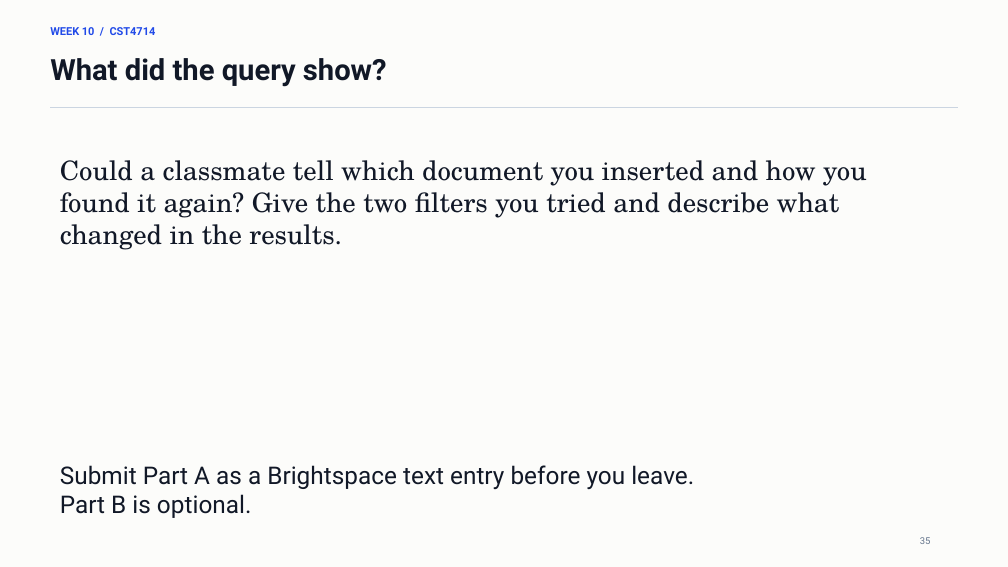
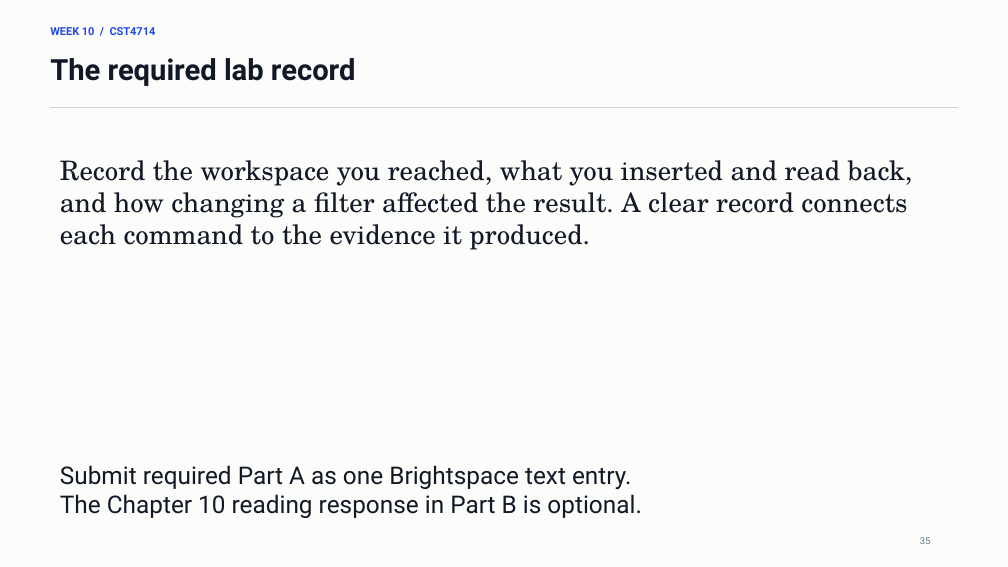
Before and after one commit to lolusername/CST4714_DB_admin, a slide deck: slide 35 of week_10/week_10_mql_document_modeling.pptx. Drawn at 1008x567 pixels with LibreOffice and Linux fonts; fonts in the diff are those of the drawing. Boxes give left, top, right and bottom in pixels: in the first picture for what was removed or moved away, otherwise in the second. Text is boxed around its words. In the diff, an @@ line names an element or a change of style, - is before the commit and + after.

```diff
--- a/week_10/week_10_mql_document_modeling.pptx
+++ b/week_10/week_10_mql_document_modeling.pptx
@@ text at (50, 58, 356, 86): text changed @@
-What did the query show?
+The required lab record
@@ text at (60, 160, 913, 250): text changed @@
-Could a classmate tell which document you inserted and how you found it again? Give the two filters you tried and describe what changed in the results.
+Record the workspace you reached, what you inserted and read back, and how changing a filter affected the result. A clear record connects each command to the evidence it produced.
@@ text at (60, 465, 641, 518): text changed @@
-Submit Part A as a Brightspace text entry before you leave.
-Part B is optional.
+Submit required Part A as one Brightspace text entry.
+The Chapter 10 reading response in Part B is optional.
```
Also in this commit, not shown: 27 other slides changed, 4 other files.
